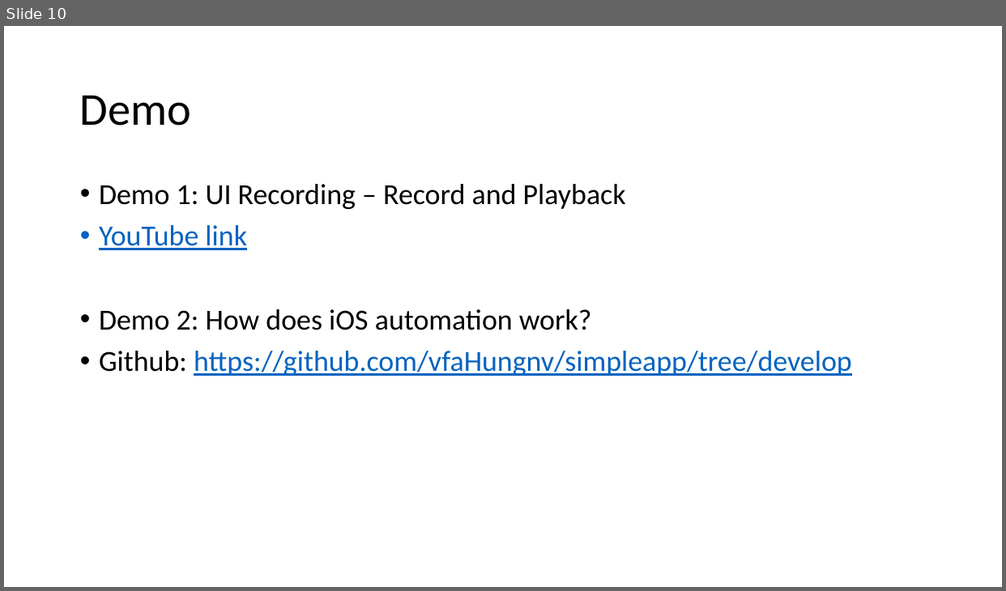
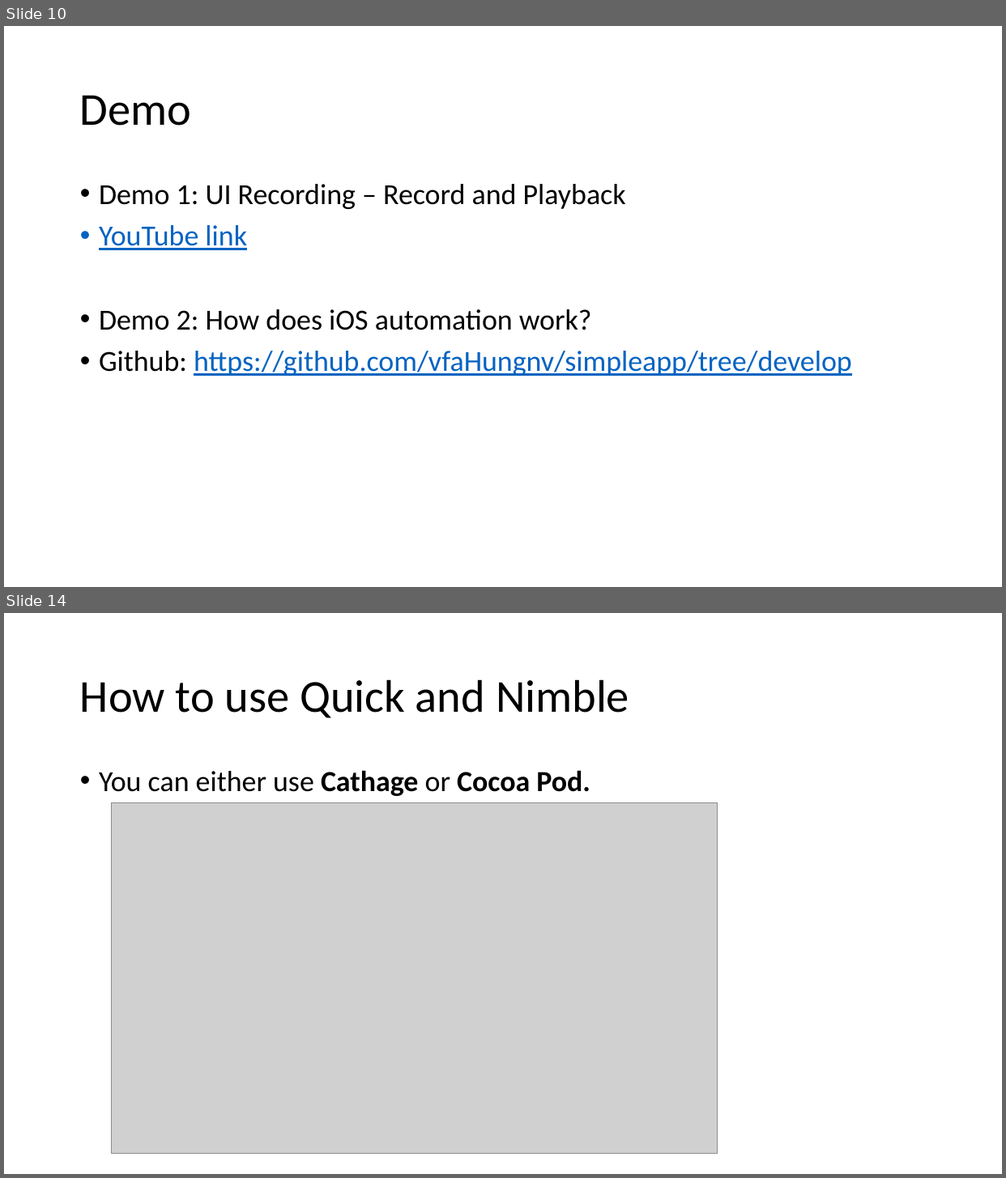
Before and after one commit to vfa-cancc/simpleapp, a slide deck: document/VFA-iOS-testing.pptx. Shown one above the other, each under a label of ours: slide 10 before the commit, slides 10 and 14 after it; the slides between them are not shown. The pictures are 1006x591 and 1006x1178 pixels, drawn with LibreOffice and Linux fonts; fonts in the diff are those of the drawing; grey boxes stand for pictures. Boxes give left, top, right and bottom in pixels: in the first picture for what was removed or moved away, otherwise in the second. Text is boxed around its words. In the diff, an @@ line names an element or a change of style, - is before the commit and + after.

```diff
--- a/document/VFA-iOS-testing.pptx
+++ b/document/VFA-iOS-testing.pptx
@@ slide 14 added at (4,613,1002,1174), background #FFFFFF @@
@@ title added at (80,679,629,718), 44 pt, text #000000 @@
+How to use Quick and Nimble
@@ text added at (99,770,590,796), 28 pt, text #000000 @@
+• You can either use Cathage or Cocoa Pod.
@@ picture added at (111,803,718,1153) @@
```
Also in this commit, not shown: 5 slides changed, 2 other slides added, 1 slide removed.
